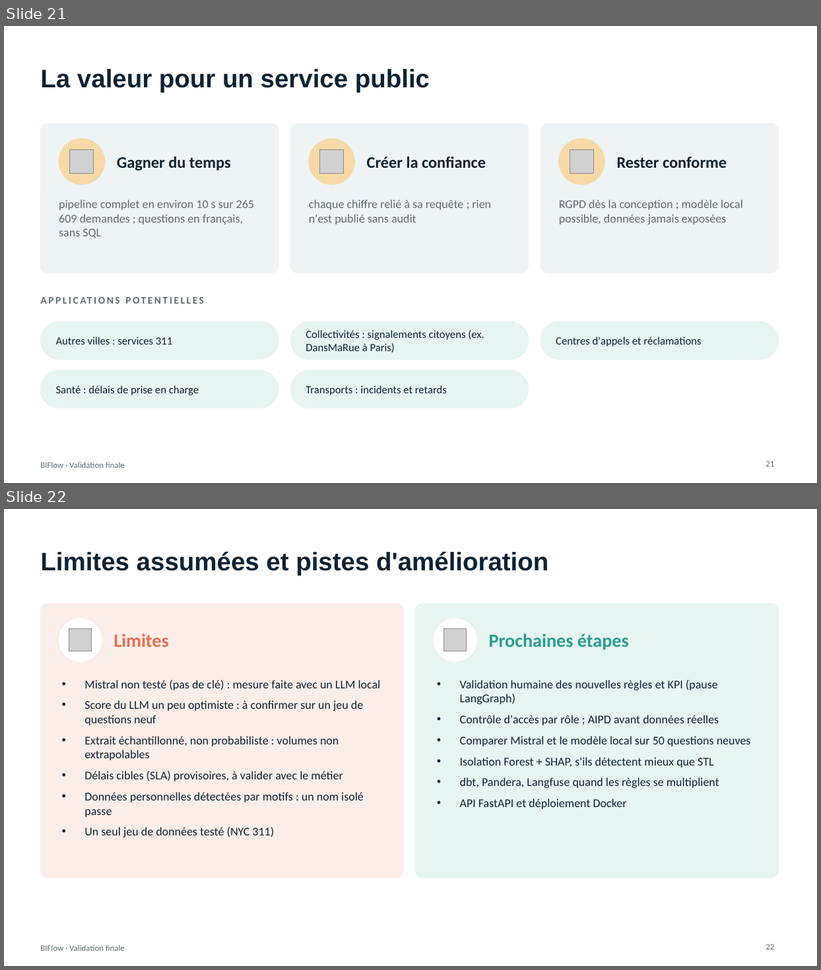
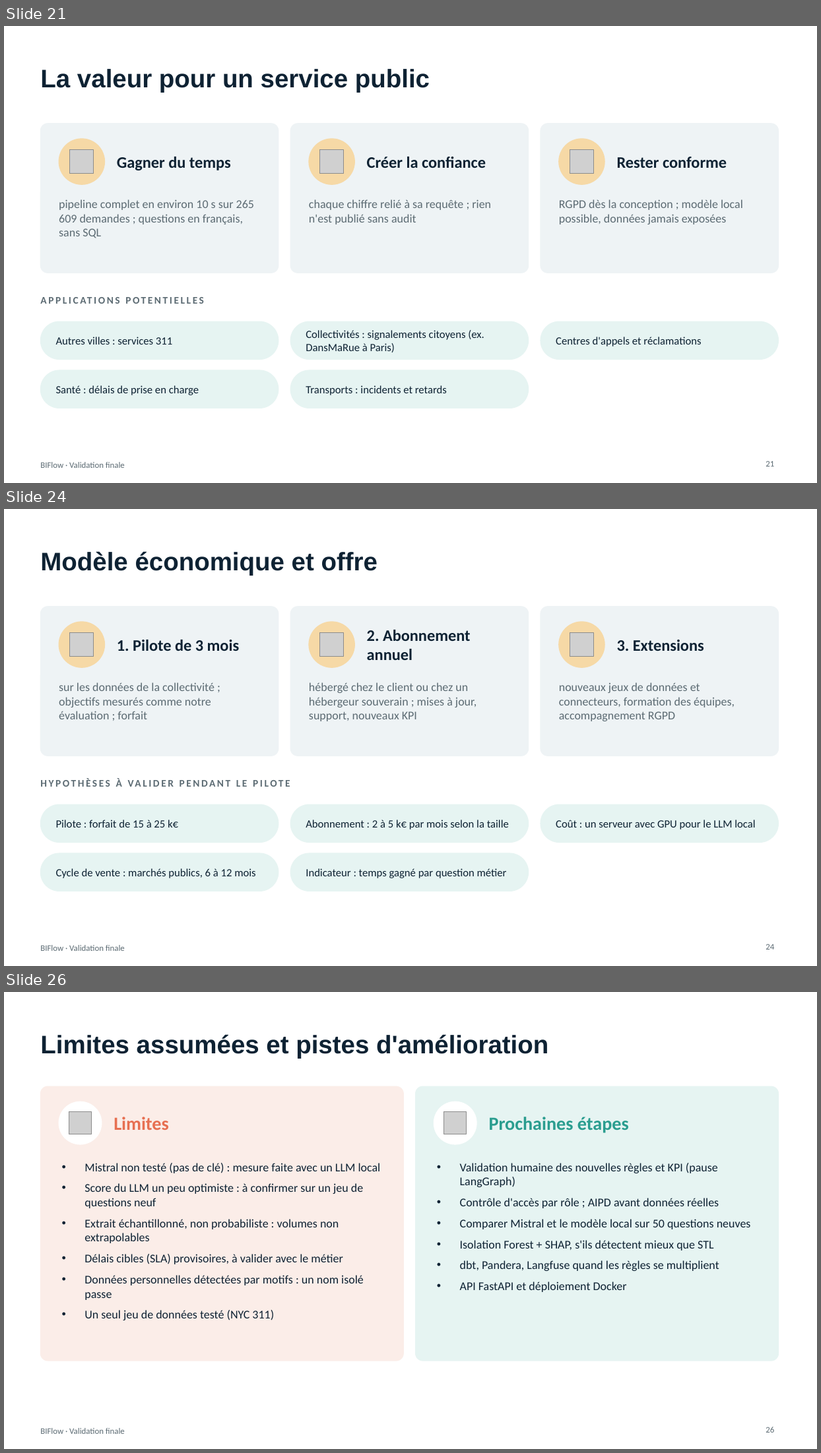
Before and after one commit to ranim147/Bi_Flow_Project, a slide deck: livrables/BIFlow_Validation.pptx. Shown one above the other, each under a label of ours: slides 21 and 22 before the commit, slides 21, 24 and 26 after it; the slides between them are not shown. The pictures are 821x970 and 821x1453 pixels, drawn with LibreOffice and Linux fonts; fonts in the diff are those of the drawing; grey boxes stand for pictures. Boxes give left, top, right and bottom in pixels: in the first picture for what was removed or moved away, otherwise in the second. Text is boxed around its words. In the diff, an @@ line names an element or a change of style, - is before the commit and + after.

```diff
--- a/livrables/BIFlow_Validation.pptx
+++ b/livrables/BIFlow_Validation.pptx
@@ slide 24 added at (4,509,817,966), background #FFFFFF; not listed: 1 template element that a slide beside it also shows @@
@@ title added at (40,551,378,576), 30 pt, text #0E2233, bold @@
+Modèle économique et offre
@@ rounded rectangle added at (40,607,279,756), fill #EEF3F5, outline #EEF3F5 1 pt @@
@@ rounded rectangle added at (290,607,529,756), fill #EEF3F5, outline #EEF3F5 1 pt @@
@@ rounded rectangle added at (541,607,779,756), fill #EEF3F5, outline #EEF3F5 1 pt @@
@@ ellipse added at (59,622,104,667), fill #F6D9A6, outline #F6D9A6 1 pt @@
@@ ellipse added at (309,622,354,667), fill #F6D9A6, outline #F6D9A6 1 pt @@
@@ ellipse added at (559,622,605,667), fill #F6D9A6, outline #F6D9A6 1 pt @@
@@ picture added at (70,633,94,657) @@
@@ text added at (117,640,240,651), 19 pt, text #0E2233, bold @@
+1. Pilote de 3 mois
@@ picture added at (320,633,344,657) @@
@@ text added at (367,630,471,660), 19 pt, text #0E2233, bold @@
+2. Abonnement annuel
@@ picture added at (570,633,594,657) @@
@@ text added at (617,640,704,651), 19 pt, text #0E2233, bold @@
+3. Extensions
@@ text added at (59,683,215,720), 14 pt, text #5C6B73 @@
+sur les données de la collectivité ; objectifs mesurés comme notre évaluation ; forfait
@@ text added at (309,683,477,722), 14 pt, text #5C6B73 @@
+hébergé chez le client ou chez un hébergeur souverain ; mises à jour, support, nouveaux KPI
@@ text added at (559,683,735,722), 14 pt, text #5C6B73 @@
+nouveaux jeux de données et connecteurs, formation des équipes, accompagnement RGPD
@@ text added at (116,778,122,787), 12 pt, text #5C6B73, bold @@
+HYPOTHÈSES À VALIDER PENDANT LE PILOTE
@@ rounded rectangle added at (40,805,279,843), fill #E6F4F2, outline #E6F4F2 1 pt @@
@@ rounded rectangle added at (290,805,529,843), fill #E6F4F2, outline #E6F4F2 1 pt @@
@@ rounded rectangle added at (541,805,779,843), fill #E6F4F2, outline #E6F4F2 1 pt @@
@@ text added at (56,820,178,828), 13 pt, text #0E2233 @@
+Pilote : forfait de 15 à 25 k€
@@ text added at (306,820,509,830), 13 pt, text #0E2233 @@
+Abonnement : 2 à 5 k€ par mois selon la taille
@@ text added at (556,820,755,830), 13 pt, text #0E2233 @@
+Coût : un serveur avec GPU pour le LLM local
@@ rounded rectangle added at (40,854,279,891), fill #E6F4F2, outline #E6F4F2 1 pt @@
@@ rounded rectangle added at (290,854,529,891), fill #E6F4F2, outline #E6F4F2 1 pt @@
@@ text added at (56,869,255,879), 13 pt, text #0E2233 @@
+Cycle de vente : marchés publics, 6 à 12 mois
@@ text added at (306,869,507,879), 13 pt, text #0E2233 @@
+Indicateur : temps gagné par question métier
@@ page number added at (766,944,774,950), 10 pt, text #5C6B73 @@
+24
@@ what was slide 22 is now slide 26 @@
@@ page number at (766,1427,774,1433): text changed @@
-22
+26
```
Also in this commit, not shown: 4 slides changed, 3 other slides added, 4 other files.
